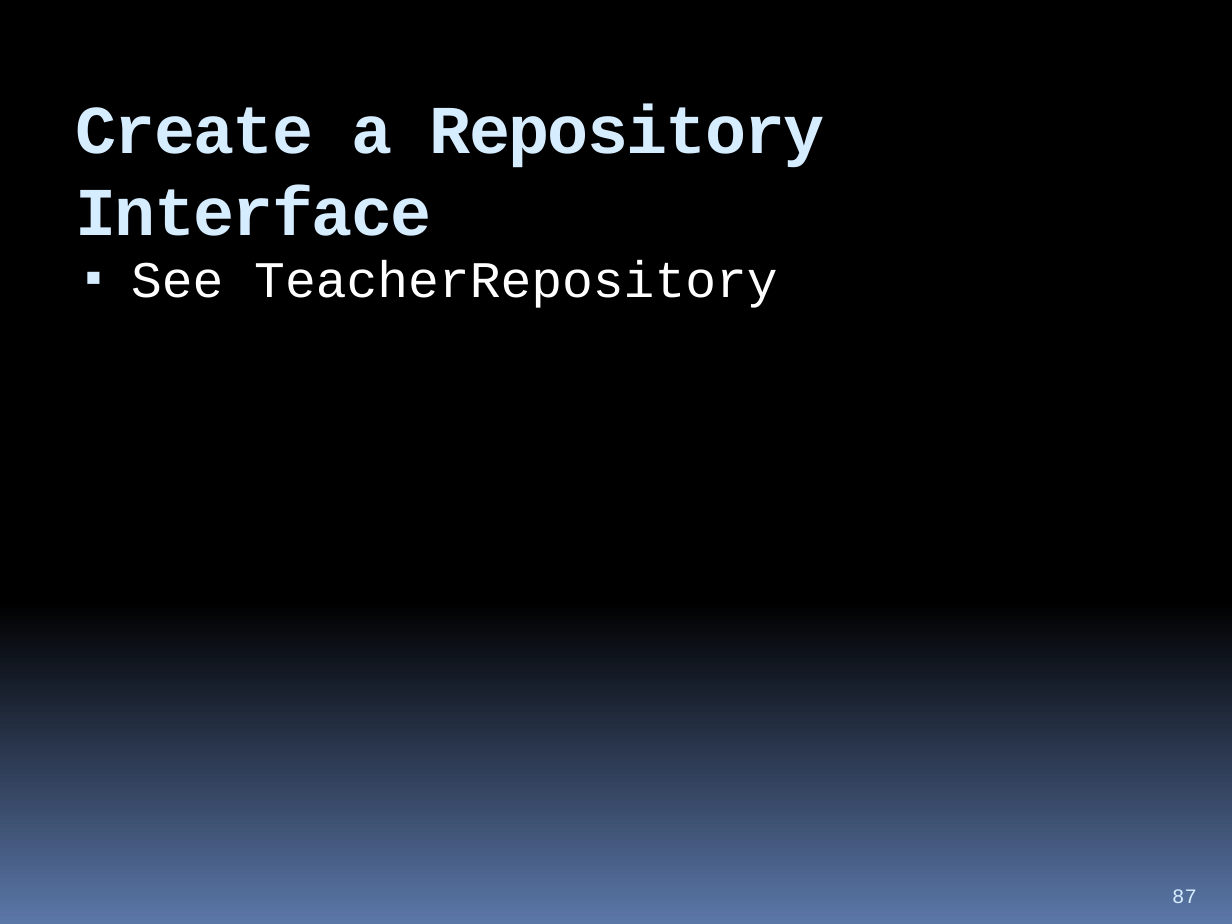
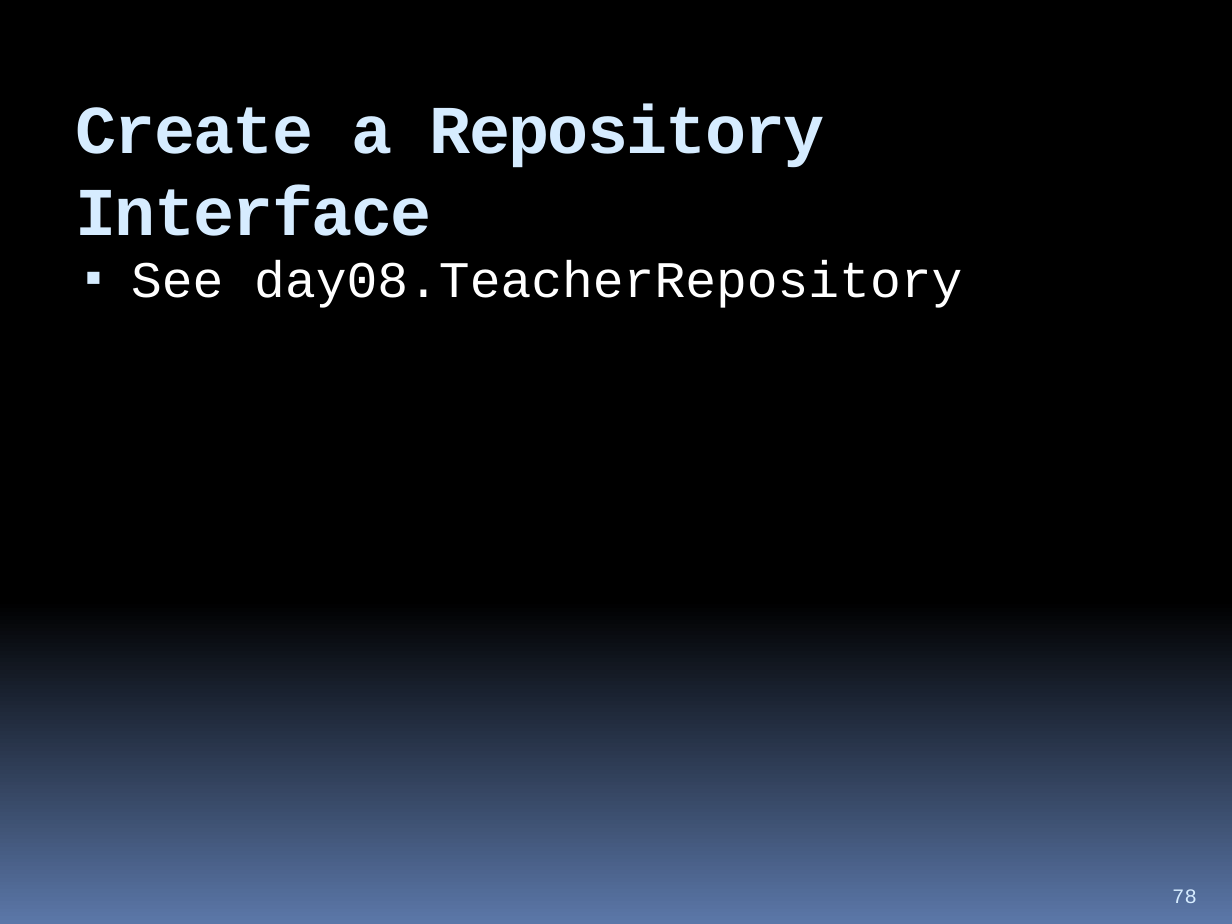
Before and after one commit to hchan/comp2613, a slide deck: slide 78 of coursePresentation.pptx (slide 87 before the commit). Drawn at 1232x924 pixels with LibreOffice and Linux fonts; fonts in the diff are those of the drawing. Boxes give left, top, right and bottom in pixels: in the first picture for what was removed or moved away, otherwise in the second. Text is boxed around its words. In the diff, an @@ line names an element or a change of style, - is before the commit and + after.

```diff
--- a/coursePresentation.pptx
+++ b/coursePresentation.pptx
@@ text at box(131, 260, 962, 308): text changed @@
-▪ See TeacherRepository
+▪ See day08.TeacherRepository
@@ page number at box(1172, 889, 1197, 903): text changed @@
-87
+78
```
Also in this commit, not shown: 11 other slides changed, 2 slides added, 11 slides removed, 3 other files.
